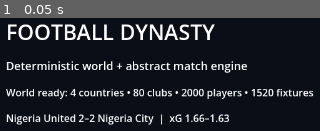
Above: before the commit, frame 1.
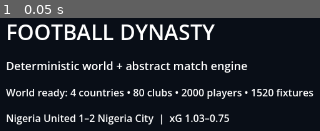
Above: after the commit, the same moment.

Repository: eghosa001/football-manager
Game: Godot game, scene res://game/scenes/main.tscn
Same seed, same stepped clock (60 frames per second), same inputs: the game is played once before the commit and once after it.
Inputs:
- Up to frame 1 (0.05 s): no input

The runs differ from the first frame. In frame 1, 0.5% of the frame differs, in the area x 24-72%, y 84-93%.

Commit message:
Make simulation RNG explicitly deterministic

Diff:
--- a/core/rng/seeded_rng.gd
+++ b/core/rng/seeded_rng.gd
@@ -1,24 +1,37 @@
 class_name SeededRng
 extends RefCounted
 
-var _rng := RandomNumberGenerator.new()
+# Park-Miller minimal-standard PRNG. Keeping the algorithm in project code makes
+# replay behaviour explicit and independent of engine RNG implementation changes.
+const MODULUS := 2_147_483_647
+const MULTIPLIER := 48_271
+
 var seed_value: int
+var _state: int
 
 func _init(seed: int) -> void:
 	seed_value = seed
-	_rng.seed = seed
+	_state = abs(seed) % MODULUS
+	if _state == 0:
+		_state = 1
+
+func _next_int() -> int:
+	_state = (_state * MULTIPLIER) % MODULUS
+	return _state
 
 func randf() -> float:
-	return _rng.randf()
+	return float(_next_int()) / float(MODULUS)
 
 func randf_range(min_value: float, max_value: float) -> float:
-	return _rng.randf_range(min_value, max_value)
+	return min_value + (max_value - min_value) * randf()
 
 func randi_range(min_value: int, max_value: int) -> int:
-	return _rng.randi_range(min_value, max_value)
+	assert(max_value >= min_value)
+	var span: int = max_value - min_value + 1
+	return min_value + (_next_int() % span)
 
 func chance(probability: float) -> bool:
-	return _rng.randf() < clampf(probability, 0.0, 1.0)
+	return randf() < clampf(probability, 0.0, 1.0)
 
 func pick(values: Array) -> Variant:
 	assert(not values.is_empty(), "Cannot pick from an empty array")
@@ -34,8 +47,6 @@
 	return result
 
 func stable_id(_namespace: String = "") -> String:
-	# Deterministic RFC-4122-shaped UUID v4. The namespace parameter documents call intent;
-	# uniqueness comes from this controlled RNG stream, not global randomness.
 	var bytes: Array[int] = []
 	for _i in range(16):
 		bytes.append(randi_range(0, 255))
